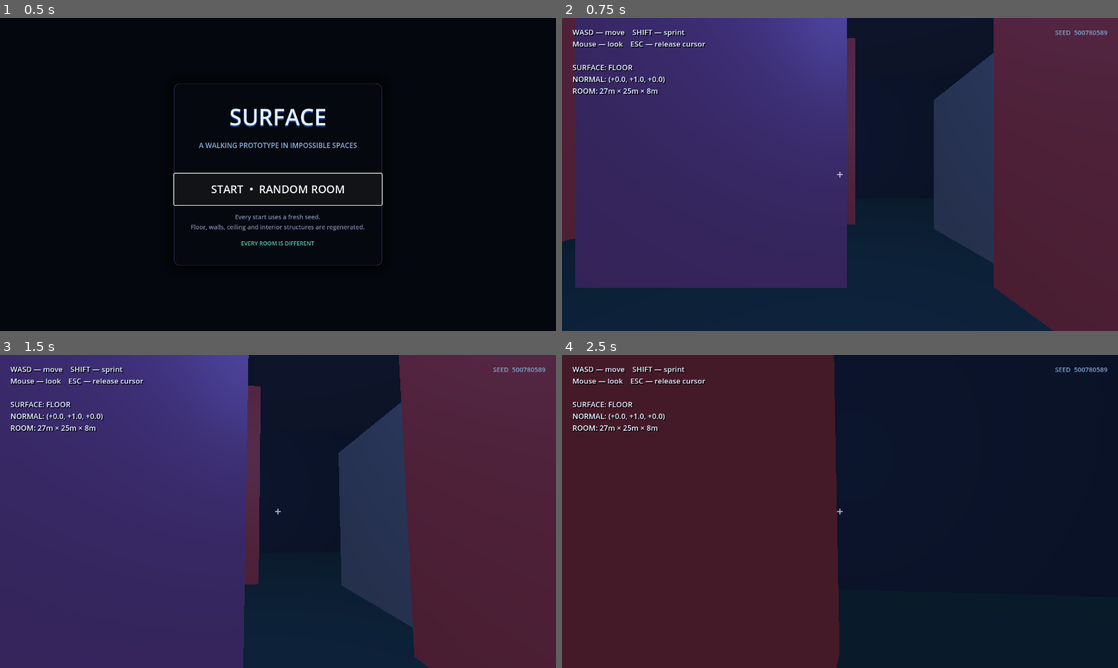
Above: before the commit, frames 1-4 (two rows, left to right).
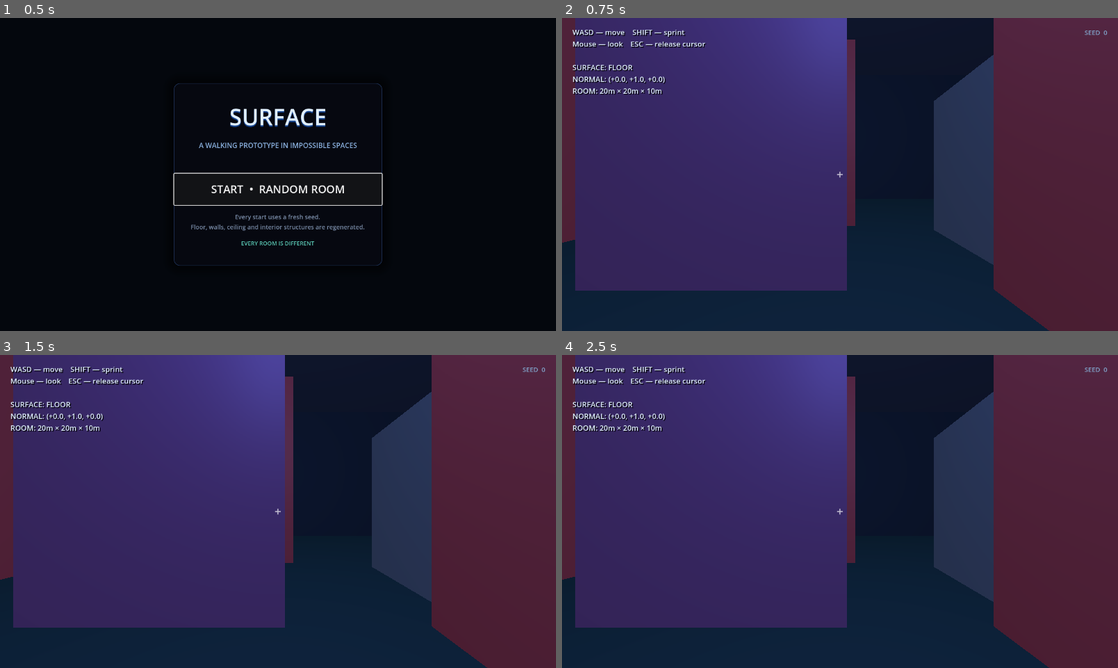
Above: after the commit, the same moments.

Repository: VovaShkrobtak/GD-TEST
Game: Godot game, scene res://scenes/main_menu.tscn
Same seed, same stepped clock (60 frames per second), same inputs: the game is played once before the commit and once after it.
Inputs (mouse positions are in pixels of both pictures, inside the frame that each line leads up to):
- Up to frame 1 (0.5 s): no input
- Up to frame 2 (0.75 s): click "START • RANDOM ROOM" at 0.5 s
- Up to frame 3 (1.5 s): tap Enter at 1.25 s; move the mouse to (305, 511) at 1.27 s; hold W from 1.28 s (still down); hold Shift from 1.28 s (still down)
- Up to frame 4 (2.5 s): keep holding W; move the mouse to (812, 511) at 2.02 s; release Shift at 2.03 s; tap Shift at 2.1 s

Frame 1 is identical in both runs. In frame 2, 0.8% of the frame differs, in the area x 0-99%, y 4-100%; in frame 3, 24%; in frame 4, 77%, in the area x 0-100%, y 0-100%.
Error after the commit: Parse Error: Function "_can_support_on_surface()" not found in base self. (res://scripts/player.gd:219)

Commit message:
Fix procedural ledge transitions using capsule contact hemisphere

Diff:
--- a/scripts/player.gd
+++ b/scripts/player.gd
@@ -27,8 +27,9 @@
 @export var surface_contact_snap: float = 0.28
 @export var camera_collision_padding: float = 0.06
 @export var camera_collision_radius: float = 0.10
-@export var surface_support_min_distance: float = 0.72
-@export var surface_support_max_distance: float = 1.20
+@export_range(0.0, 1.0, 0.01) var surface_support_min_offset: float = 0.20
+@export var surface_support_max_offset: float = 1.30
+@export_range(0.80, 0.99, 0.01) var surface_normal_axis_threshold: float = 0.92
 
 @export_category("Look")
 @export var mouse_sensitivity: float = 0.0023
@@ -300,23 +301,52 @@
 
     var best_normal := Vector3.ZERO
     var best_score := -1000000.0
+    var center := global_transform * Vector3(0.0, BODY_CENTER_OFFSET, 0.0)
     var approach := approach_velocity.normalized()
 
     for index in range(get_slide_collision_count()):
         var collision := get_slide_collision(index)
         var normal := collision.get_normal().normalized()
 
-        # Ignore surfaces that are basically the plane we're already walking on.
+        # The prototype room is axis-aligned. Ignore corner/edge normals;
+        # they are not real walkable planes and are the main source of
+        # accidental floor/wall/ceiling switching.
+        var axis_alignment := maxf(
+            absf(normal.x),
+            maxf(absf(normal.y), absf(normal.z))
+        )
+        if axis_alignment < surface_normal_axis_threshold:
+            continue
+
+        # Ignore our current plane.
         var same_surface := normal.dot(surface_up)
         if same_surface >= surface_change_dot:
             continue
 
-        # Most important rule: a candidate must be capable of supporting the
-        # capsule from its -normal side. This rejects the top of a block while
-        # the player is still below the block's top edge.
-        if not _can_support_on_surface(normal):
+        # A surface can become our new "floor" only when the contact point is
+        # on the support side of the capsule. This is the key ledge fix.
+        #
+        # Examples:
+        #   floor:  contact is ~0.9m below center -> accepted
+        #   wall:   contact is ~0.42m sideways     -> accepted
+        #   ceiling: contact is ~0.9m above center,
+        #            but normal is DOWN -> accepted
+        #
+        # When we are still below the TOP of a block, touching its upper edge
+        # does not satisfy this test because the contact is on the wrong side
+        # of the capsule.
+        var contact := collision.get_position()
+        var support_offset := (contact - center).dot(normal)
+
+        if support_offset > -surface_support_min_offset:
             continue
 
+        if support_offset < -surface_support_max_offset:
+            continue
+
+        # Prefer planes that are in the direction of actual motion. This keeps
+        # a side contact from stealing a transition when the player is moving
+        # toward the top/front plane.
         var impact := 0.0
         if approach_velocity.length_squared() > 0.04:
             impact = maxf(0.0, -approach.dot(normal))
@@ -332,41 +362,6 @@
             best_normal = normal
 
     return best_normal
-
-
-func _can_support_on_surface(candidate_normal: Vector3) -> bool:
-    var center := global_transform * Vector3(0.0, BODY_CENTER_OFFSET, 0.0)
-
-    # Cast from the center toward the side that would become the player's
-    # "feet". The surface must be roughly one capsule half-height away.
-    var from := center + candidate_normal * 0.02
-    var to := from - candidate_normal * surface_support_max_distance
-
-    var query := PhysicsRayQueryParameters3D.create(from, to)
-    query.collision_mask = 1
-    query.collide_with_bodies = true
-    query.collide_with_areas = false
-    query.exclude = [self]
-
-    var hit := get_world_3d().direct_space_state.intersect_ray(query)
-
-    if hit.is_empty():
-        return false
-
-    var hit_normal: Vector3 = hit.normal.normalized()
-
-    # Make sure the hit is actually the candidate plane, not another nearby
-    # plane that happens to lie in the same ray.
-    if hit_normal.dot(candidate_normal) < 0.92:
-        return false
-
-    var hit_position: Vector3 = hit.position
-    var distance := center.distance_to(hit_position)
-
-    return (
-        distance >= surface_support_min_distance
-        and distance <= surface_support_max_distance
-    )
 
 
 func _set_target_surface(new_normal: Vector3) -> void:
